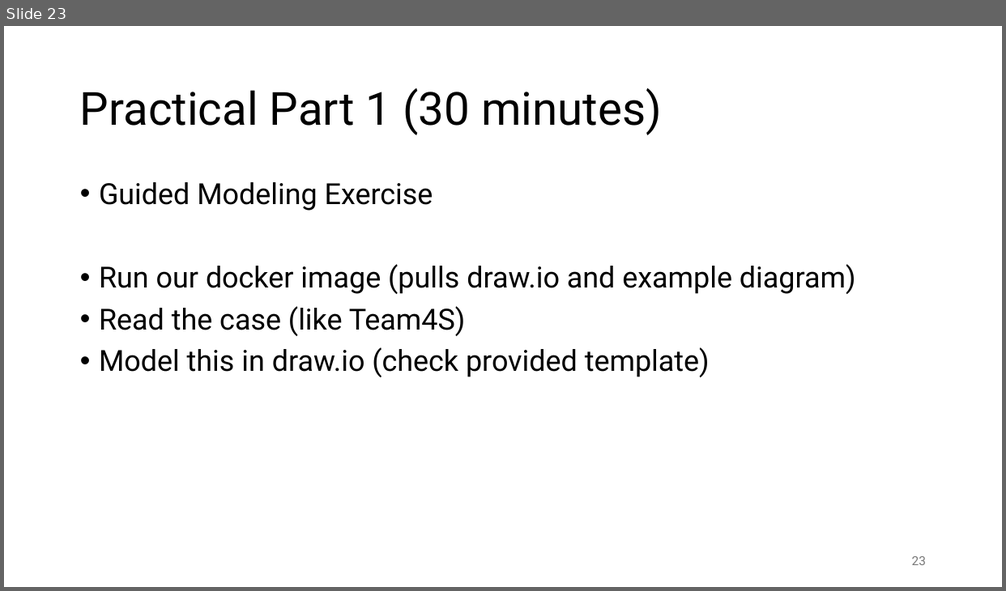
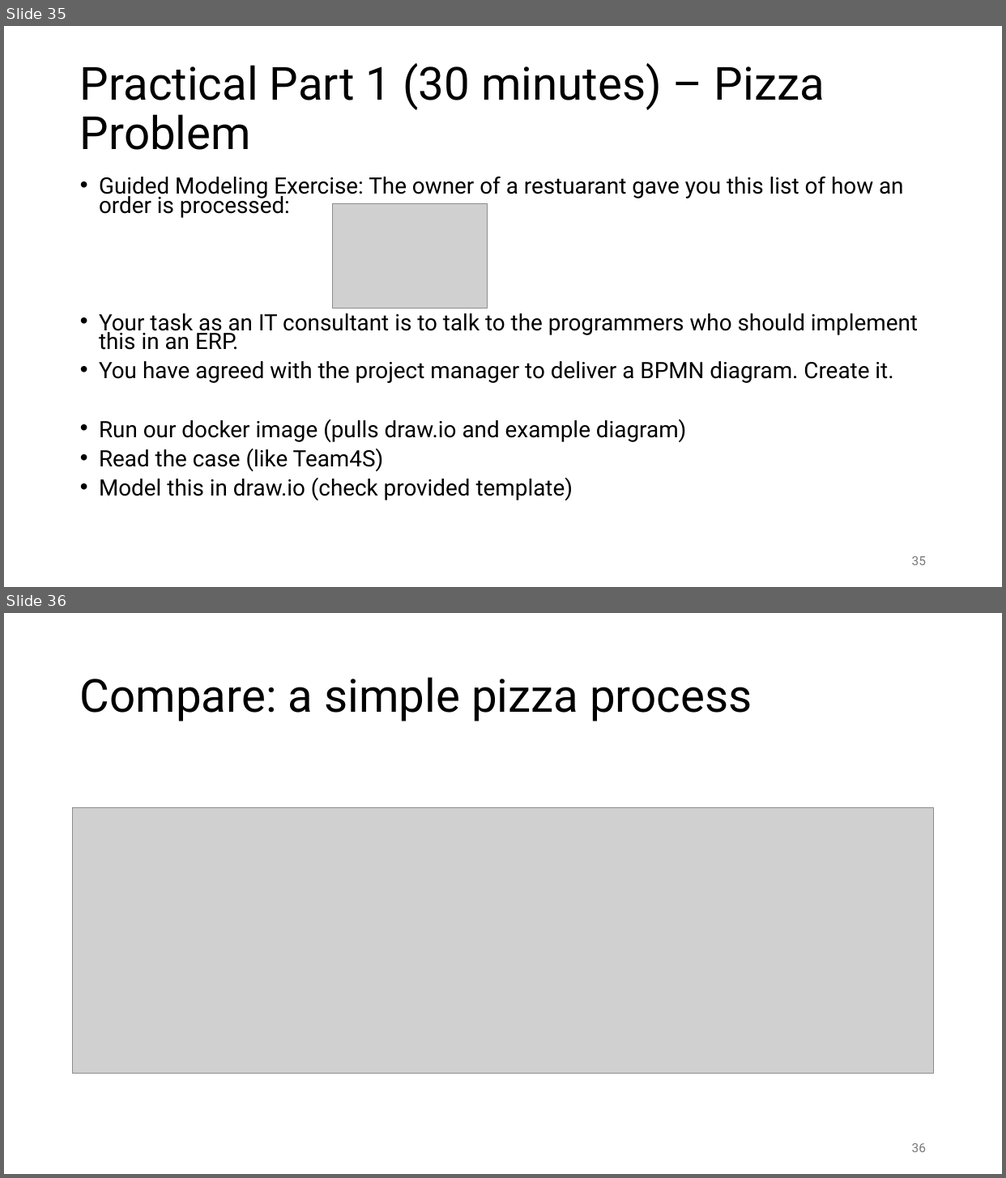
Before and after one commit to FontysVenlo/esd-2026-workshop-g03, a slide deck: BPMN Workshop.pptx. Shown one above the other, each under a label of ours: slide 23 before the commit, slides 35 and 36 after it. The pictures are 1006x591 and 1006x1178 pixels, drawn with LibreOffice and Linux fonts; fonts in the diff are those of the drawing; grey boxes stand for pictures. Boxes give left, top, right and bottom in pixels: in the first picture for what was removed or moved away, otherwise in the second. Text is boxed around its words. In the diff, an @@ line names an element or a change of style, - is before the commit and + after.

```diff
--- a/BPMN Workshop.pptx
+++ b/BPMN Workshop.pptx
@@ slide 36 added at [4, 613, 1002, 1174], background #FFFFFF @@
@@ title added at [80, 677, 752, 722], 44 pt, text #000000 @@
+Compare: a simple pizza process
@@ picture added at [73, 807, 934, 1073] @@
@@ page number added at [912, 1144, 926, 1152], 12 pt, text #797979 @@
+36
@@ what was slide 23 is now slide 35 @@
@@ slide 35 changed as well @@
@@ title at [80, 63, 825, 150]: text changed @@
-Practical Part 1 (30 minutes)
+Practical Part 1 (30 minutes) – Pizza Problem
@@ text at [99, 177, 918, 383]: text changed; size 28 to 21.7 pt @@
-• Guided Modeling Exercise
+• Guided Modeling Exercise: The owner of a restuarant gave you this list of how an order is processed:
+• Your task as an IT consultant is to talk to the programmers who should implement this in an ERP.
+• You have agreed with the project manager to deliver a BPMN diagram. Create it.
@@ picture added at [333, 203, 488, 308] @@
@@ text at [99, 420, 686, 501]: size 28 to 21.7 pt in "Run our docker image (pulls draw.io and ...", "Read the case (like Team4S)", "Model this in draw.io (check provided template)"; line spacing 0.9 to 0.7 @@
@@ page number at [912, 557, 926, 565]: text changed @@
-23
+35
```
Also in this commit, not shown: 7 other slides changed, 33 other slides added, 17 slides removed, 12 other files.
